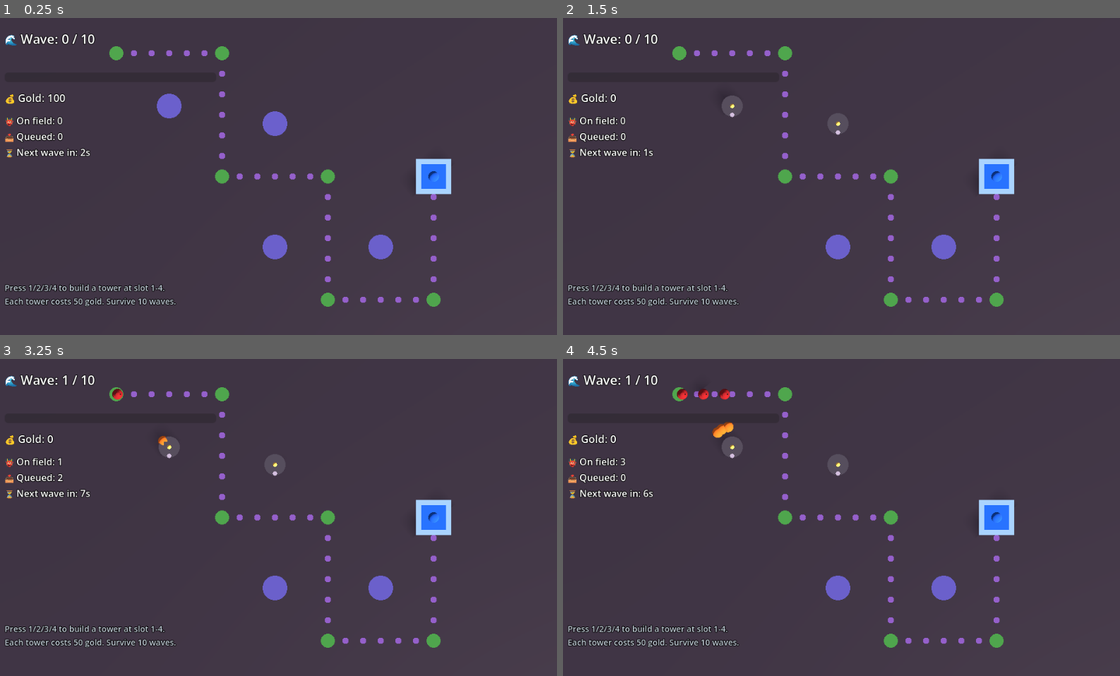
Above: before the commit, frames 1-4 (two rows, left to right).
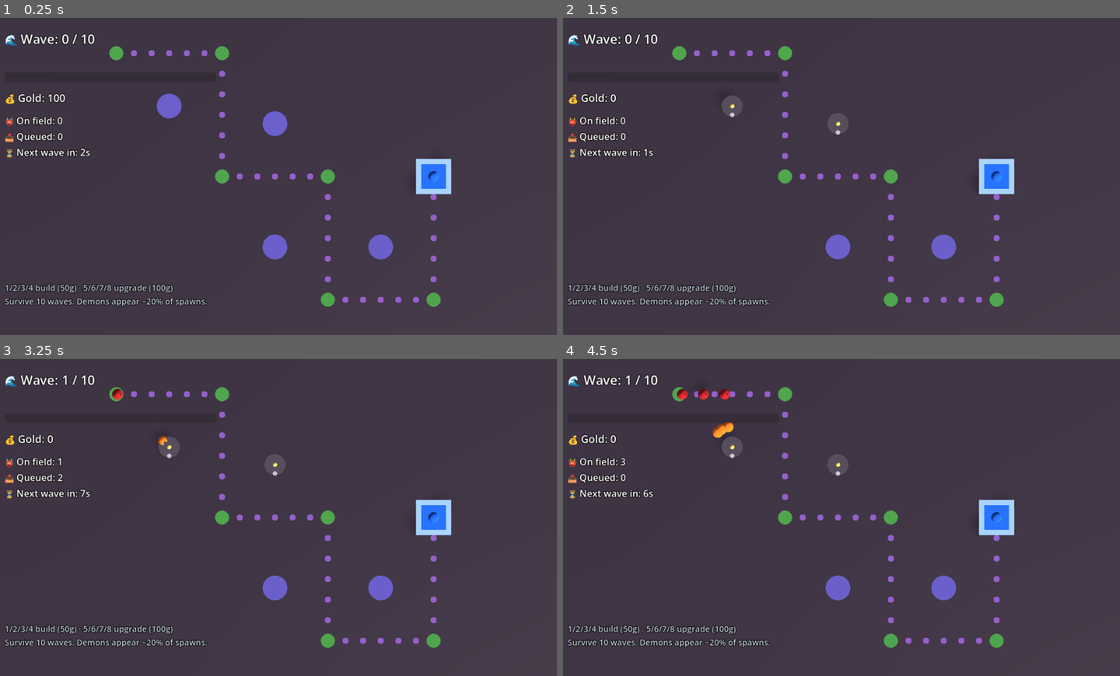
Above: after the commit, the same moments.

Repository: kamwoh/yume
Game: Godot game, scene res://scenes/towerdef3d.tscn
The game is run twice, just before and just after one commit, with the same random seed, the same clock (stepped at 60 frames per second) and the same inputs. This scene is started directly instead of the project's main scene.
Inputs (mouse positions are in pixels of both pictures, inside the frame that each line leads up to):
- Up to frame 1 (0.25 s): no input
- Up to frame 2 (1.5 s): tap Enter (ui_accept) at 0.5, 0.77, 1.25 s; move the mouse to (964, 160) at 0.52 s; hold D (move_east) 0.53-1.25 s; tap 1 (build_1) at 0.6 s; click (964, 160) at 0.67 s; tap 2 (build_2) at 0.8 s; drag from (724, 192) to (808, 239) at 1.27 s
- Up to frame 3 (3.25 s): tap Enter (ui_accept) at 2, 2.75 s; move the mouse to (328, 447) at 2.02 s; hold D (move_east) 2.03-2.75 s; tap 1 (build_1) at 2.1 s; tap 2 (build_2) at 2.3 s; drag from (245, 580) to (105, 469) at 2.77 s
- Up to frame 4 (4.5 s): move the mouse to (1008, 565) at 3.52 s; hold A (move_west) 3.53-4.25 s; tap R at 3.6 s; tap Enter (ui_accept) at 3.77 s; tap 2 (build_2) at 3.8 s; drag from (668, 469) to (752, 438) at 4.27 s

The runs differ from the first frame. In frame 1, 1.0% of the frame differs, in the area x 0-38%, y 83-92%; in frame 2, 1.0%; in frame 3, 1.0%; in frame 4, 1.0%.

Commit message:
TowerDef3D polish: demon enemy + tower upgrades
Demon enemy:
- enemy_demon.json — 8 hp, 1.5 m/s (vs imp's 3 hp, 2 m/s)
- New rule wave_promote_to_demon — fires on spawn-trigger when grunt
  tag matches; chance=0.2 transforms imp into demon. Engine handles
  the spawn-then-transform cascade, no double-spawn risk.

Tower upgrades:
- New tower_advanced def — 0.3s cooldown (vs basic 0.5s), brighter
  glow visual.
- properties.fire_cooldown now read by tower_fires effect via formula
  (a.properties.fire_cooldown), so different tower types fire at
  different rates — generic.
- 4 new upgrade rules build_5..build_8 → upgrade slot 1-4 from level 1
  to level 2. Cost 100 gold. Removes basic, spawns advanced at same
  position. State: slot_X_built renamed to slot_X_level (0/1/2).
- inputs.json + scene tscn updated with build_5..build_8.

HUD: controls hint updated with new keys + demon note.

Tests: 3 new scenarios added covering upgrade flow, gold gate,
already-advanced gate. 29/29 pass.

Co-Authored-By: Claude Opus 4.7 (1M context) <noreply@anthropic.com>

Diff:
--- /dev/null
+++ b/archetypes/core/templates/godot/data/demo_towerdef3d/entities/enemy_demon.json
@@ -0,0 +1,20 @@
+{
+  "_comment": "Demon — rare, tankier, slower. 8 HP (vs imp's 3), speed 1.5 m/s (vs imp's 2). Walks the same path as imps; same advance-at-waypoint rule applies (tagged 'enemy' + 'creature').",
+  "definitions": [
+    {
+      "id": "enemy_demon",
+      "tags": ["enemy", "creature", "demon"],
+      "properties": {
+        "speed": 1.5
+      },
+      "state_init": {
+        "hp": 8,
+        "velocity": [0, 0, 0]
+      },
+      "visual": {
+        "mesh": "demon_3d",
+        "params": {"body": "#601810", "horn": "#3a0a0a"}
+      }
+    }
+  ]
+}
--- a/archetypes/core/templates/godot/data/demo_towerdef3d/entities/player.json
+++ b/archetypes/core/templates/godot/data/demo_towerdef3d/entities/player.json
@@ -8,10 +8,10 @@
       "state_init": {
         "gold": 100,
         "score": 0,
-        "slot_1_built": 0,
-        "slot_2_built": 0,
-        "slot_3_built": 0,
-        "slot_4_built": 0
+        "slot_1_level": 0,
+        "slot_2_level": 0,
+        "slot_3_level": 0,
+        "slot_4_level": 0
       },
       "visual": {"hidden": true}
     }
--- /dev/null
+++ b/archetypes/core/templates/godot/data/demo_towerdef3d/entities/tower_advanced.json
@@ -0,0 +1,22 @@
+{
+  "_comment": "Level-2 upgraded tower. Same range as level 1 but fires almost twice as fast (0.3s cooldown vs 0.5s). Brighter glow visually distinguishes it. Player upgrades by pressing 5/6/7/8 (cost 100 gold) on a slot already holding a level-1 tower.",
+  "definitions": [
+    {
+      "id": "tower_advanced",
+      "tags": ["tower", "tower_advanced"],
+      "properties": {
+        "fire_range": 6.0,
+        "fire_cooldown": 0.3,
+        "damage": 1,
+        "level": 2
+      },
+      "state_init": {
+        "cooldown": 0.0
+      },
+      "visual": {
+        "mesh": "tower_3d",
+        "params": {"base": "#604058", "barrel": "#c0c0d0", "glow": "#80ffe0"}
+      }
+    }
+  ]
+}
--- a/archetypes/core/templates/godot/data/demo_towerdef3d/entities/tower_basic.json
+++ b/archetypes/core/templates/godot/data/demo_towerdef3d/entities/tower_basic.json
@@ -7,7 +7,8 @@
       "properties": {
         "fire_range": 6.0,
         "fire_cooldown": 0.5,
-        "damage": 1
+        "damage": 1,
+        "level": 1
       },
       "state_init": {
         "cooldown": 0.0
--- a/archetypes/core/templates/godot/data/demo_towerdef3d/hud.json
+++ b/archetypes/core/templates/godot/data/demo_towerdef3d/hud.json
@@ -20,7 +20,7 @@
     }
   ],
 
-  "controls_hint": "Press 1/2/3/4 to build a tower at slot 1-4.\nEach tower costs 50 gold. Survive 10 waves.",
+  "controls_hint": "1/2/3/4 build (50g) · 5/6/7/8 upgrade (100g)\nSurvive 10 waves. Demons appear ~20% of spawns.",
 
   "win":  {"binds": "wave_clock.wave", "op": ">=", "value": 11,
            "message": "🏆 SECTOR HELD 🏆\nAll waves repelled."},
--- a/archetypes/core/templates/godot/data/demo_towerdef3d/inputs.json
+++ b/archetypes/core/templates/godot/data/demo_towerdef3d/inputs.json
@@ -5,6 +5,10 @@
     {"name": "build_1", "key": "1"},
     {"name": "build_2", "key": "2"},
     {"name": "build_3", "key": "3"},
-    {"name": "build_4", "key": "4"}
+    {"name": "build_4", "key": "4"},
+    {"name": "build_5", "key": "5"},
+    {"name": "build_6", "key": "6"},
+    {"name": "build_7", "key": "7"},
+    {"name": "build_8", "key": "8"}
   ]
 }
--- a/archetypes/core/templates/godot/data/demo_towerdef3d/tests.json
+++ b/archetypes/core/templates/godot/data/demo_towerdef3d/tests.json
@@ -40,7 +40,7 @@
         {"type": "entity_field", "select": "by_id", "id": "player",
          "field": "state.gold", "op": "==", "value": 50},
         {"type": "entity_field", "select": "by_id", "id": "player",
-         "field": "state.slot_1_built", "op": "==", "value": 1},
+         "field": "state.slot_1_level", "op": "==", "value": 1},
         {"type": "entity_count", "query": {"tags_all": ["tower"]},
          "op": "==", "value": 1},
         {"type": "entity_count", "query": {"tags_all": ["slot_ghost"]},
@@ -78,6 +78,65 @@
          "op": "==", "value": 1},
         {"type": "entity_field", "select": "by_id", "id": "player",
          "field": "state.gold", "op": "==", "value": 50}
+      ]
+    },
+
+    {
+      "name": "upgrade_slot_1_to_advanced",
+      "_": "Build slot 1 (level 1) then immediately upgrade with key 5 (build_5). Player gold: 100 - 50 build - ... wait, only 50 left, can't upgrade (cost 100). Set gold higher in setup.",
+      "setup": {
+        "entity_state": {"player": {"gold": 200}}
+      },
+      "actions": [
+        {"tick": 1, "input": "build_1"},
+        {"tick": 2, "input": "build_5"}
+      ],
+      "ticks": 4,
+      "assertions": [
+        {"type": "entity_field", "select": "by_id", "id": "player",
+         "field": "state.slot_1_level", "op": "==", "value": 2},
+        {"type": "entity_field", "select": "by_id", "id": "player",
+         "field": "state.gold", "op": "==", "value": 50},
+        {"type": "entity_count", "query": {"tags_all": ["tower_advanced"]},
+         "op": "==", "value": 1}
+      ]
+    },
+
+    {
+      "name": "upgrade_blocked_when_no_tower",
+      "_": "Pressing build_5 with no tower at slot 1 (slot_1_level == 0) should fail — query slot_1_level_eq 1 doesn't match.",
+      "setup": {
+        "entity_state": {"player": {"gold": 200}}
+      },
+      "actions": [
+        {"tick": 1, "input": "build_5"}
+      ],
+      "ticks": 3,
+      "assertions": [
+        {"type": "entity_field", "select": "by_id", "id": "player",
+         "field": "state.slot_1_level", "op": "==", "value": 0},
+        {"type": "entity_field", "select": "by_id", "id": "player",
+         "field": "state.gold", "op": "==", "value": 200}
+      ]
+    },
+
+    {
+      "name": "upgrade_blocked_when_already_advanced",
+      "_": "Build then upgrade twice — second upgrade should not fire (slot already at level 2).",
+      "setup": {
+        "entity_state": {"player": {"gold": 500}}
+      },
+      "actions": [
+        {"tick": 1, "input": "build_1"},
+        {"tick": 2, "input": "build_5"},
+        {"tick": 3, "input": "build_5"}
+      ],
+      "ticks": 5,
+      "assertions": [
+        {"type": "entity_field", "select": "by_id", "id": "player",
+         "field": "state.gold", "op": "==", "value": 350},
+        {"type": "entity_field", "select": "by_id", "id": "player",
+         "field": "state.slot_1_level", "op": "==", "value": 2}
       ]
     },
 
--- a/archetypes/core/templates/godot/data/demo_towerdef3d/world_rules.json
+++ b/archetypes/core/templates/godot/data/demo_towerdef3d/world_rules.json
@@ -31,7 +31,7 @@
     },
 
     {
-      "_comment": "Spawn one enemy per spawn_cooldown tick. Increment enemies_alive (decremented on death/leak — drives wave_advance gate).",
+      "_comment": "Spawn one enemy per spawn_cooldown tick. Increment enemies_alive (decremented on death/leak — drives wave_advance gate). 80% imp; the 20% demon path is the wave_promote_to_demon rule that fires on spawn-trigger.",
       "id": "wave_spawn_one",
       "trigger": {"type": "tick", "interval": 1},
       "query": {"tags_all": ["wave_clock"],
@@ -47,60 +47,127 @@
     },
 
     {
-      "_comment": "=== PLAYER BUILDS — press 1/2/3/4 to drop a tower on a ghost slot. Costs 50 gold; only fires once per slot (slot_X_built gates re-build).",
+      "_comment": "20% chance: just-spawned grunt becomes a demon (slower, tankier). Spawn-trigger fires synchronously after spawn effect commits; query 'grunt' tag matches the new entity.",
+      "id": "wave_promote_to_demon",
+      "trigger": {"type": "spawn"},
+      "query": {"tags_all": ["grunt"]},
+      "chance": 0.2,
+      "effect": {"type": "transform", "target": "self", "to": "enemy_demon"}
+    },
+
+    {
+      "_comment": "=== PLAYER BUILDS — press 1/2/3/4 to drop a basic tower. Slot levels: 0=ghost, 1=basic, 2=advanced. Build only fires when slot is at level 0 (ghost still present).",
       "id": "build_slot_1",
       "trigger": {"type": "input", "action": "build_1"},
       "query": {"tags_all": ["player"],
-                "state": {"gold_gte": 50, "slot_1_built_lte": 0}},
+                "state": {"gold_gte": 50, "slot_1_level_lte": 0}},
       "effect": [
         {"type": "spawn", "template": "tower_basic",
          "overrides": {"_forced_id": "tower_1"},
          "position": [-6, 0, -4]},
         {"type": "remove", "target": "ghost_1"},
         {"type": "state_add", "target": "self", "field": "gold", "amount": -50},
-        {"type": "state_set", "target": "self", "field": "slot_1_built", "value": 1}
+        {"type": "state_set", "target": "self", "field": "slot_1_level", "value": 1}
       ]
     },
     {
       "id": "build_slot_2",
       "trigger": {"type": "input", "action": "build_2"},
       "query": {"tags_all": ["player"],
-                "state": {"gold_gte": 50, "slot_2_built_lte": 0}},
+                "state": {"gold_gte": 50, "slot_2_level_lte": 0}},
       "effect": [
         {"type": "spawn", "template": "tower_basic",
          "overrides": {"_forced_id": "tower_2"},
          "position": [0, 0, -3]},
         {"type": "remove", "target": "ghost_2"},
         {"type": "state_add", "target": "self", "field": "gold", "amount": -50},
-        {"type": "state_set", "target": "self", "field": "slot_2_built", "value": 1}
+        {"type": "state_set", "target": "self", "field": "slot_2_level", "value": 1}
       ]
     },
     {
       "id": "build_slot_3",
       "trigger": {"type": "input", "action": "build_3"},
       "query": {"tags_all": ["player"],
-                "state": {"gold_gte": 50, "slot_3_built_lte": 0}},
+                "state": {"gold_gte": 50, "slot_3_level_lte": 0}},
       "effect": [
         {"type": "spawn", "template": "tower_basic",
          "overrides": {"_forced_id": "tower_3"},
          "position": [6, 0, 4]},
         {"type": "remove", "target": "ghost_3"},
         {"type": "state_add", "target": "self", "field": "gold", "amount": -50},
-        {"type": "state_set", "target": "self", "field": "slot_3_built", "value": 1}
+        {"type": "state_set", "target": "self", "field": "slot_3_level", "value": 1}
       ]
     },
     {
       "id": "build_slot_4",
       "trigger": {"type": "input", "action": "build_4"},
       "query": {"tags_all": ["player"],
-                "state": {"gold_gte": 50, "slot_4_built_lte": 0}},
+                "state": {"gold_gte": 50, "slot_4_level_lte": 0}},
       "effect": [
         {"type": "spawn", "template": "tower_basic",
          "overrides": {"_forced_id": "tower_4"},
          "position": [0, 0, 4]},
         {"type": "remove", "target": "ghost_4"},
         {"type": "state_add", "target": "self", "field": "gold", "amount": -50},
-        {"type": "state_set", "target": "self", "field": "slot_4_built", "value": 1}
+        {"type": "state_set", "target": "self", "field": "slot_4_level", "value": 1}
+      ]
+    },
+
+    {
+      "_comment": "=== PLAYER UPGRADES — press 5/6/7/8 to upgrade slot 1-4 from basic to advanced (level 1 → 2). Cost 100 gold. Removes the basic tower and spawns a tower_advanced at the same position.",
+      "id": "upgrade_slot_1",
+      "trigger": {"type": "input", "action": "build_5"},
+      "query": {"tags_all": ["player"],
+                "state": {"gold_gte": 100, "slot_1_level_eq": 1}},
+      "effect": [
+        {"type": "remove", "target": "tower_1"},
+        {"type": "spawn", "template": "tower_advanced",
+         "overrides": {"_forced_id": "tower_1"},
+         "position": [-6, 0, -4]},
+        {"type": "state_add", "target": "self", "field": "gold", "amount": -100},
+        {"type": "state_set", "target": "self", "field": "slot_1_level", "value": 2}
+      ]
+    },
+    {
+      "id": "upgrade_slot_2",
+      "trigger": {"type": "input", "action": "build_6"},
+      "query": {"tags_all": ["player"],
+                "state": {"gold_gte": 100, "slot_2_level_eq": 1}},
+      "effect": [
+        {"type": "remove", "target": "tower_2"},
+        {"type": "spawn", "template": "tower_advanced",
+         "overrides": {"_forced_id": "tower_2"},
+         "position": [0, 0, -3]},
+        {"type": "state_add", "target": "self", "field": "gold", "amount": -100},
+        {"type": "state_set", "target": "self", "field": "slot_2_level", "value": 2}
+      ]
+    },
+    {
+      "id": "upgrade_slot_3",
+      "trigger": {"type": "input", "action": "build_7"},
+      "query": {"tags_all": ["player"],
+                "state": {"gold_gte": 100, "slot_3_level_eq": 1}},
+      "effect": [
+        {"type": "remove", "target": "tower_3"},
+        {"type": "spawn", "template": "tower_advanced",
+         "overrides": {"_forced_id": "tower_3"},
+         "position": [6, 0, 4]},
+        {"type": "state_add", "target": "self", "field": "gold", "amount": -100},
+        {"type": "state_set", "target": "self", "field": "slot_3_level", "value": 2}
+      ]
+    },
+    {
+      "id": "upgrade_slot_4",
+      "trigger": {"type": "input", "action": "build_8"},
+      "query": {"tags_all": ["player"],
+                "state": {"gold_gte": 100, "slot_4_level_eq": 1}},
+      "effect": [
+        {"type": "remove", "target": "tower_4"},
+        {"type": "spawn", "template": "tower_advanced",
+         "overrides": {"_forced_id": "tower_4"},
+         "position": [0, 0, 4]},
+        {"type": "state_add", "target": "self", "field": "gold", "amount": -100},
+        {"type": "state_set", "target": "self", "field": "slot_4_level", "value": 2}
       ]
     },
 
@@ -149,7 +216,7 @@
            0,
            "(b.state.position.z - a.state.position.z) / max(sqrt(pow(b.state.position.x - a.state.position.x, 2) + pow(b.state.position.z - a.state.position.z, 2)), 1) * 14"
          ]}}},
-        {"type": "state_set", "target": "a", "field": "cooldown", "value": 0.5}
+        {"type": "state_set", "target": "a", "field": "cooldown", "value": "a.properties.fire_cooldown"}
       ]
     },
 
--- a/archetypes/core/templates/godot/scenes/towerdef3d.tscn
+++ b/archetypes/core/templates/godot/scenes/towerdef3d.tscn
@@ -34,7 +34,7 @@
 auto_start = true
 verbose = true
 renderer_script = "res://scripts/renderer_3d/entity_mesh_3d.gd"
-input_actions_press = PackedStringArray("build_1", "build_2", "build_3", "build_4")
+input_actions_press = PackedStringArray("build_1", "build_2", "build_3", "build_4", "build_5", "build_6", "build_7", "build_8")
 input_actions_hold = PackedStringArray()
 stop_action_on_idle = ""
 
